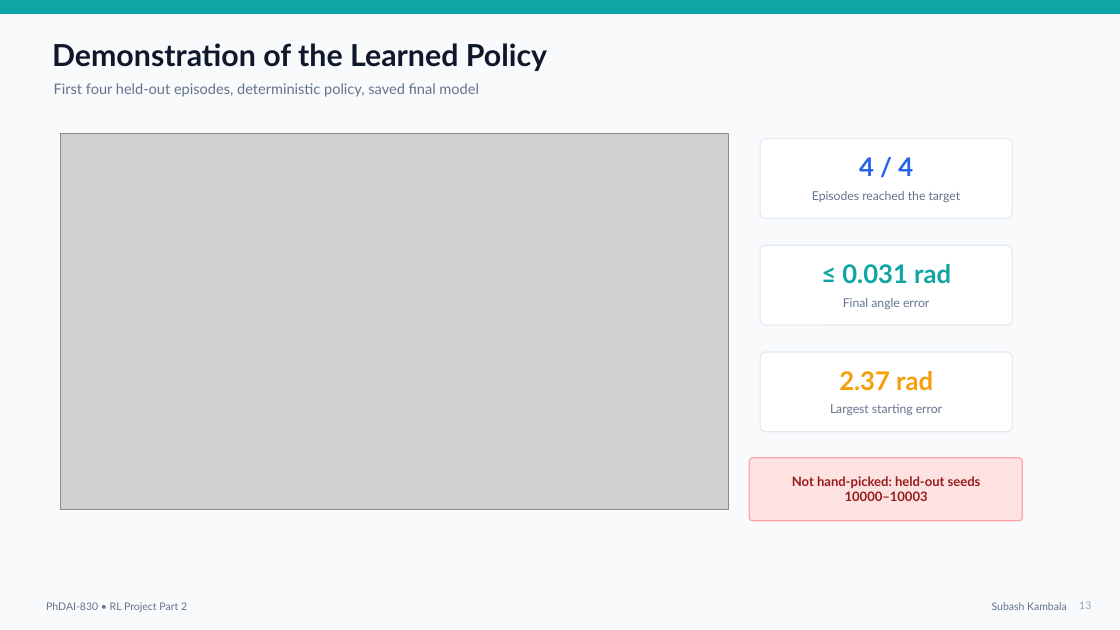
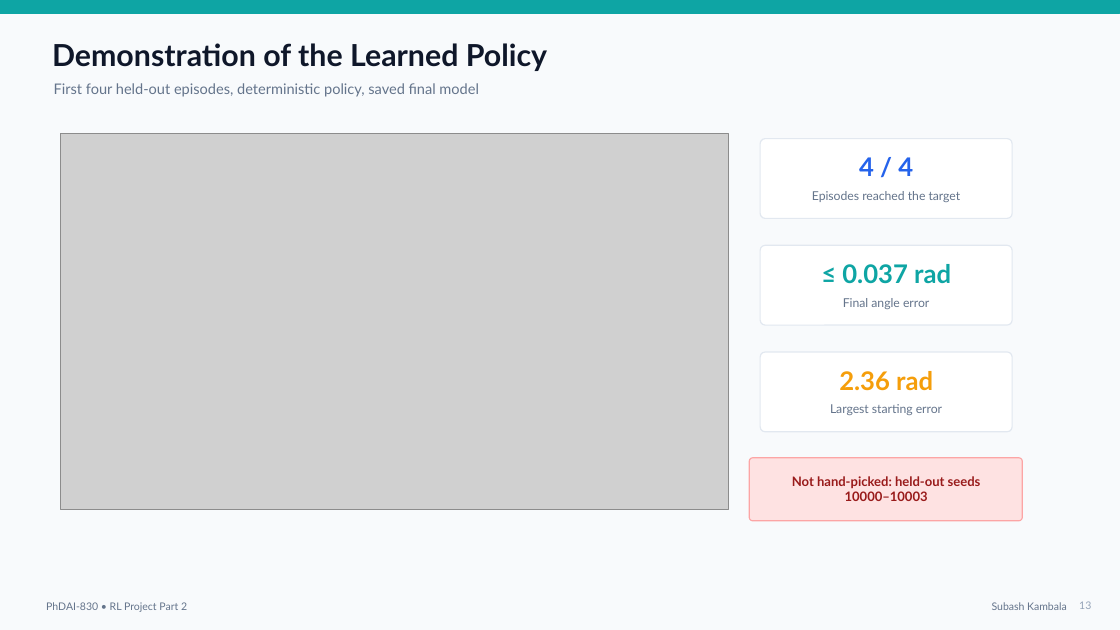
Before and after one commit to Subashswanz/PPO-Robotics-Continuous-Control, a slide deck: slide 13 of presentation/PhDAI_830_PPO_Robotics_Project_Part2_Subash_Kambala.pptx. Drawn at 1120x630 pixels with LibreOffice and Linux fonts; fonts in the diff are those of the drawing; grey boxes stand for pictures. Boxes give left, top, right and bottom in pixels: in the first picture for what was removed or moved away, otherwise in the second. Text is boxed around its words. In the diff, an @@ line names an element or a change of style, - is before the commit and + after.

```diff
--- a/presentation/PhDAI_830_PPO_Robotics_Project_Part2_Subash_Kambala.pptx
+++ b/presentation/PhDAI_830_PPO_Robotics_Project_Part2_Subash_Kambala.pptx
@@ text at (842,264,951,284): text changed @@
-≤ 0.031 rad
+≤ 0.037 rad
@@ text at (839,371,933,391): text changed @@
-2.37 rad
+2.36 rad
```
Also in this commit, not shown: 4 other slides changed, 1 other file.
